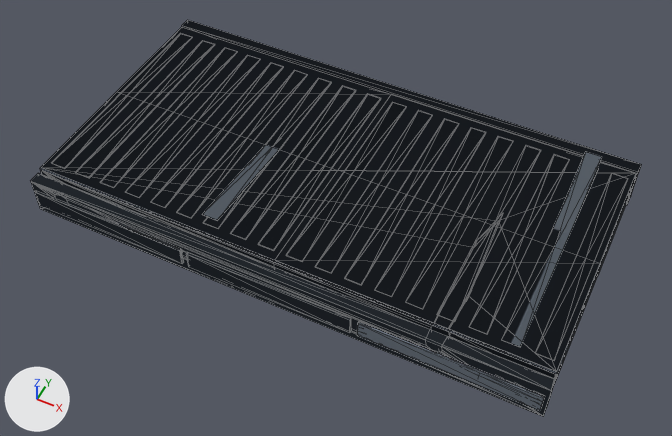
Two versions of the glTF model assets/destructibles/shared/shr_cmp_generic_platform_composite_b.glb, one commit apart.
Before and after are seen from a camera (50 mm lens) standing at (1.19, -2.4, 2.81) and looking at (0.04, -0.1, -0.07). Every picture has the same lights, and +X, +Y and +Z are marked at lower left. The older version comes first. Mesh edges are drawn as thin lines. Where no turn or scale is listed for an object, it has been applied to the vertices. Vertices at exactly the same position are counted once.

In view in the first picture: 'mesh_heavy', 'mesh_intact', 'mesh_light'.
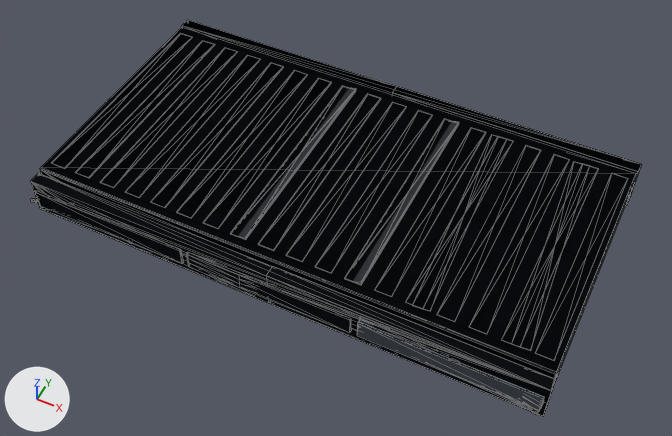
Boxes [x1, y1, x2, y2] around the edits, measured in the pictures (672 x 436 px; the box of a moved part takes in the faces that stretch with it):
'mesh_heavy', surface changed, reshaped: [31, 20, 641, 416] in both
'mesh_light', surface changed, reshaped: before [31, 26, 640, 415]; after [31, 27, 641, 416]
'mesh_intact', surface changed: [40, 167, 636, 411] in both
part 1 of me_mesh_heavy, moved or reshaped: before [156, 64, 283, 207]; after [180, 70, 307, 217]
part 2 of me_mesh_heavy, moved or reshaped (not visible afterwards): before [317, 111, 432, 270]
part 3 of me_mesh_heavy, moved or reshaped: before [438, 146, 540, 319]; after [353, 121, 459, 284]
part 4 of me_mesh_heavy, added: after [187, 253, 246, 286]
part 5 of me_mesh_heavy, deleted (mostly hidden): before [54, 33, 602, 233]
part 6 of me_mesh_heavy, moved or reshaped (mostly hidden afterwards): before [33, 87, 636, 416]; after [32, 88, 544, 415]
part 7 of me_mesh_heavy, surface changed: before [31, 173, 57, 209]; after [32, 170, 536, 415]
part 8 of me_mesh_heavy, recoloured: before [41, 20, 641, 380]; after [41, 20, 641, 181]
part 9 of me_mesh_light, moved or reshaped (not visible before): after [206, 77, 331, 219]
part 10 of me_mesh_light, moved or reshaped: before [512, 168, 599, 347]; after [414, 135, 507, 310]
part 11 of me_mesh_light, moved or reshaped: before [202, 145, 279, 220]; after [512, 161, 588, 350]
part 12 of me_mesh_light, moved or reshaped: before [41, 94, 635, 399]; after [31, 87, 641, 416]
part 13 of me_mesh_light, surface changed: before [438, 353, 540, 395]; after [359, 317, 374, 327]

Edits to the bpy script that builds the scene:
```text
Change mat_mat_composite_shr:
    remove # nodes: BsdfPrincipled, OutputMaterial
    remove # colours: greyish blue #5b6470
    nodes: BsdfPrincipled, Math, Mix x2, NormalMap, OutputMaterial, SeparateColor, TexImage x3, VertexColor
    colours: pale yellow #ebe5d5, mixed with the vertex colours
    uses the picture img_hlx_mat_reinforced_steel_a_albedo
    uses the picture img_hlx_mat_reinforced_steel_a_normal
    uses the picture img_hlx_mat_reinforced_steel_a_orm
Change mat_trim_dark_shr:
    remove # nodes: BsdfPrincipled, OutputMaterial
    remove # colours: greyish blue #4a535d
    nodes: BsdfPrincipled, Math, Mix x2, NormalMap, OutputMaterial, SeparateColor, TexImage x3, VertexColor
    colours: light grey #d5d1c7, mixed with the vertex colours
    uses the picture img_shr_mat_gunmetal_a_albedo
    uses the picture img_shr_mat_gunmetal_a_normal
    uses the picture img_shr_mat_gunmetal_a_orm
Change mat_mat_composite_shr_panel:
    remove # nodes: BsdfPrincipled, OutputMaterial
    remove # colours: greyish blue #788390
    nodes: BsdfPrincipled, Math, Mix x2, NormalMap, OutputMaterial, SeparateColor, TexImage x3, VertexColor
    colours: white #ecf6ff, mixed with the vertex colours
    uses the picture img_shr_mat_painted_panel_a_albedo
    uses the picture img_shr_mat_painted_panel_a_normal
    uses the picture img_shr_mat_painted_panel_a_orm
Add mat_trim_edge_shr:
    mat_trim_edge_shr = bpy.data.materials.new('trim_edge_shr')
    # colours: white #f5fbff, mixed with the vertex colours
    # uses the picture img_shr_mat_brushed_steel_a_albedo
    # uses the picture img_shr_mat_brushed_steel_a_normal
    # uses the picture img_shr_mat_brushed_steel_a_orm
Change me_mesh_heavy:
    remove me_mesh_heavy.from_pydata(...)  # 418 vertices, 736 faces; spans x -1.1..1.1, y -0.6..0.59, z -0.1..0.18
    add me_mesh_heavy.from_pydata(...)  # 378 vertices, 676 faces; spans x -1.15..1.1, y -0.6..0.59, z -0.1..0.11
    me_mesh_heavy part 1: the loose piece of 8 vertices spanning x -0.58..-0.52, y -0.49..0.49, z 0.1 is moved by (0.12, 0.0, 0.0)
    me_mesh_heavy part 2: the loose piece of 8 vertices spanning x 0.15..0.22, y -0.49..0.49, z 0.1 is moved by (-0.24, 0.0, 0.0)
    me_mesh_heavy part 3: the loose piece of 8 vertices spanning x 0.64..0.71, y -0.49..0.49, z 0.1 is moved by (-0.37, 0.0, 0.0)
    me_mesh_heavy part 4: a new loose piece of 20 vertices spanning x -0.35..0.35, y -0.6..-0.56, z -0.05..0.03, in mat_trim_burnt_shr
    me_mesh_heavy part 5: 6 loose pieces with 140 vertices, spanning x -1.07..0.95, y -0.58..0.49, z -0.08..0.18, are deleted
    me_mesh_heavy part 6: 32 vertices moved from x -0.99..1.09, y -0.6..0.49, z -0.05..0.1 to x -1.05..1.09, y -0.6..0.49, z -0.08..0.11; 91 vertices removed from x -1.09..1.09, y -0.6..0.15, z -0.04..0.1; 63 vertices added at x -1.07..1.08, y -0.6..0.2, z -0.06..0.07
    me_mesh_heavy part 7: 18 kept faces spanning x -1.1..1.09, y -0.6..-0.53, z -0.09..0.09 get new texture (UV) coordinates
    me_mesh_heavy part 8: 50 faces spanning x -1.1..1.1, y -0.53..0.59, z -0.1..0.1 switch from mat_mat_composite_shr (greyish blue #5b6470) to mat_trim_burnt_shr
    other edits to the shape of me_mesh_heavy do not show in these pictures
    add me_mesh_heavy.materials.append(mat_trim_edge_shr)
Change me_mesh_light:
    remove me_mesh_light.from_pydata(...)  # 276 vertices, 440 faces; spans x -1.1..1.1, y -0.6..0.59, z -0.1..0.15
    add me_mesh_light.from_pydata(...)  # 279 vertices, 446 faces; spans x -1.1..1.1, y -0.6..0.59, z -0.1..0.1
    me_mesh_light part 9: the loose piece of 8 vertices spanning x 0.52..0.58, y -0.49..0.49, z 0.1 is moved by (-0.86, 0.0, 0.0)
    me_mesh_light part 10: the loose piece of 8 vertices spanning x 0.88..0.95, y -0.49..0.49, z 0.1 is multiplied about its middle by the matrix ((0.998, -0.058, 0.015), (0.058, 0.998, 0.001), (-0.015, 0.0, 1.0)), then moved by (-0.37, 0.0, 0.0)
    me_mesh_light part 11: the loose piece of 8 vertices spanning x -0.34..-0.27, y -0.49..0.49, z 0.05..0.15 is multiplied about its middle by the matrix ((0.997, -0.075, 0.007), (0.076, 0.993, -0.095), (0.0, 0.095, 0.995)), then moved by (1.22, 0.0, 0.0)
    me_mesh_light part 12: 16 vertices moved from x 0.38..1.09, y -0.6..-0.56, z -0.05..0.04 to x 0.38..1.09, y -0.6..-0.58, z -0.08..0.06; 27 vertices removed from x -1.1..1.1, y -0.6..0.53, z -0.1..0.1; 30 vertices added at x -1.1..1.1, y -0.6..0.59, z -0.1..0.1
    me_mesh_light part 13: 22 kept faces spanning x -1.1..1.09, y -0.6..-0.53, z -0.08..0.1 get new texture (UV) coordinates
    add me_mesh_light.materials.append(mat_trim_edge_shr)
```
